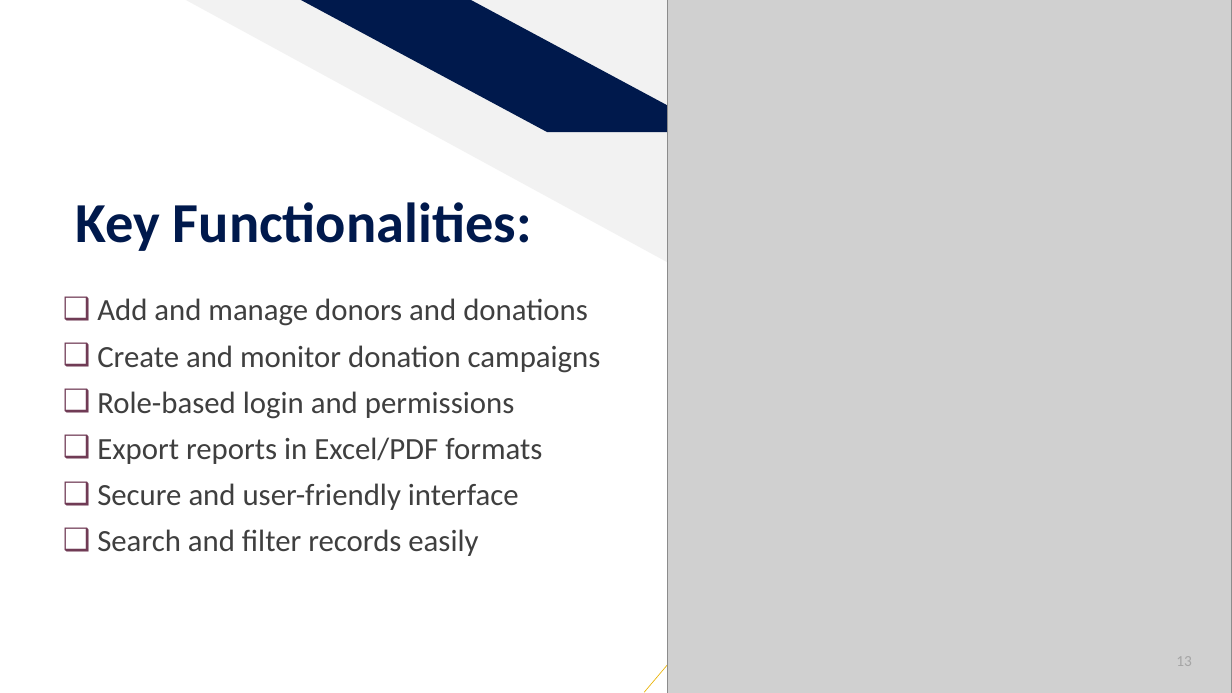
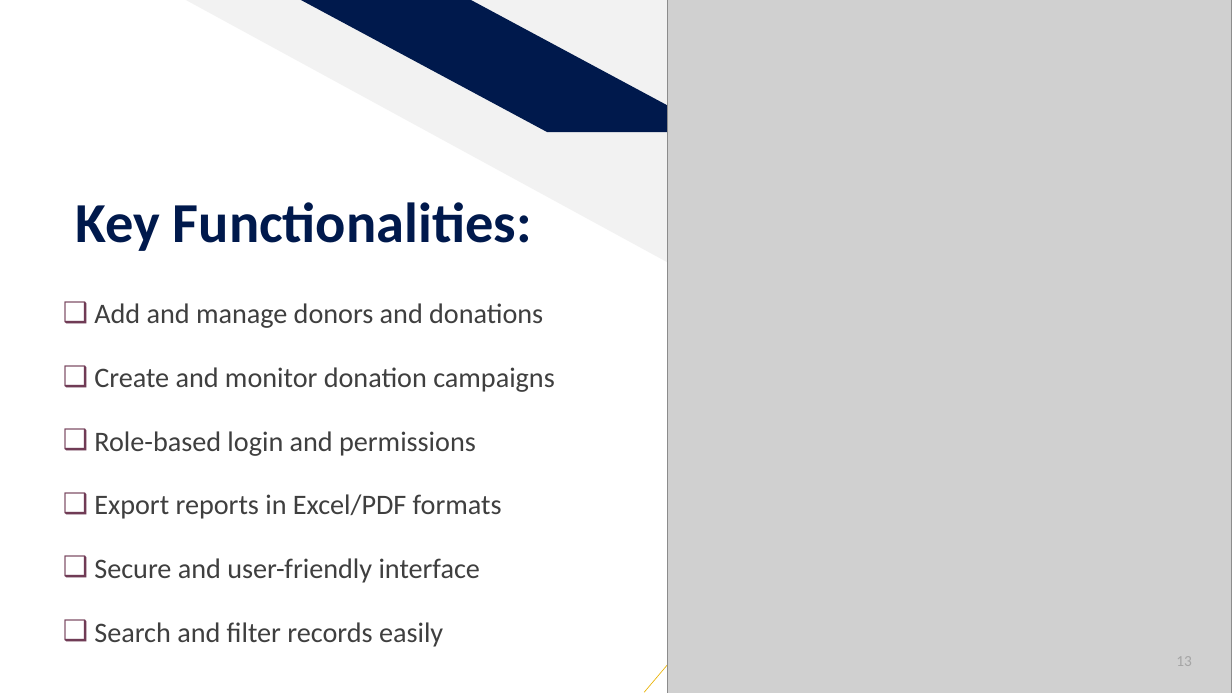
Before and after one commit to SharminAkter13/php_project, a slide deck: slide 13 of project_proposal/1288188_Sharmin_Akter.pptx. Drawn at 1232x693 pixels with LibreOffice and Linux fonts; fonts in the diff are those of the drawing; grey boxes stand for pictures. Boxes give left, top, right and bottom in pixels: in the first picture for what was removed or moved away, otherwise in the second. Text is boxed around its words. In the diff, an @@ line names an element or a change of style, - is before the commit and + after.

```diff
--- a/project_proposal/1288188_Sharmin_Akter.pptx
+++ b/project_proposal/1288188_Sharmin_Akter.pptx
@@ text "Add and manage donors and ..." at (x1=94, y1=303, x2=555, y2=647): size 24 to 22 pt; line spacing 0.9 to 1.5 @@
```
Also in this commit, not shown: 15 other slides changed.
